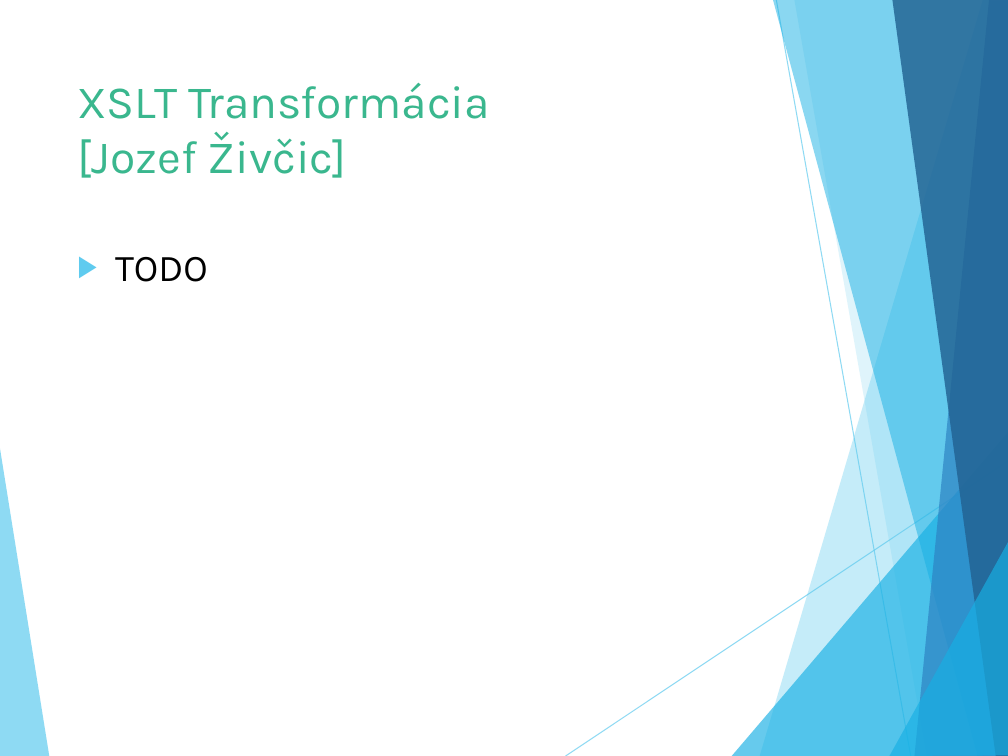
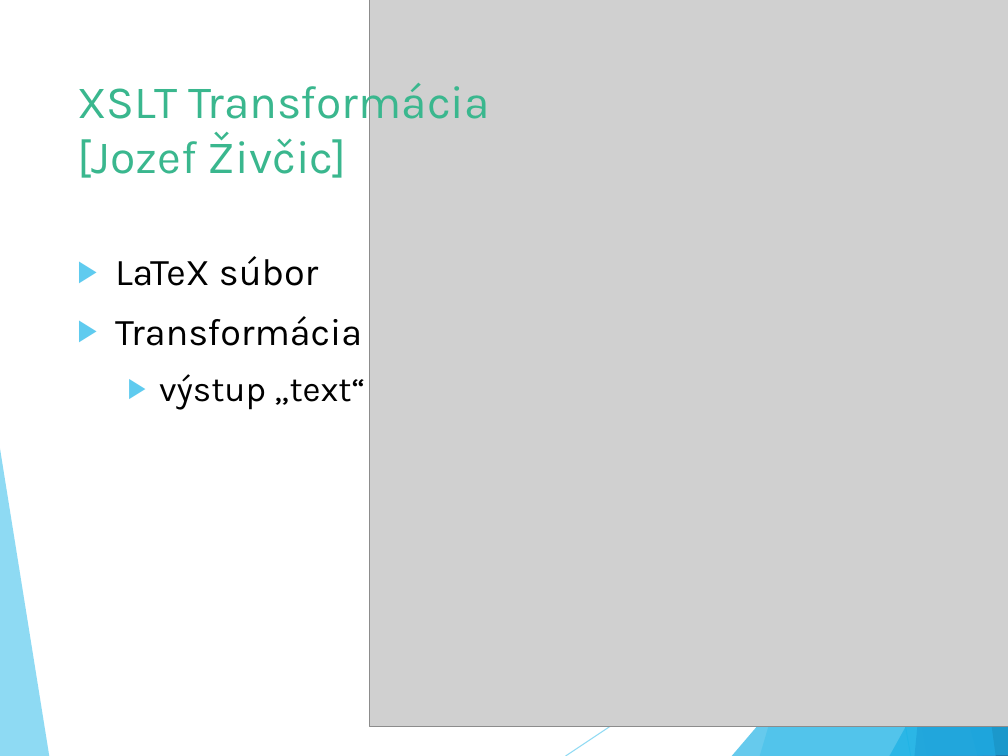
Before and after one commit to Suzii/pb138-cv_generator, a slide deck: slide 15 of defence/obhajoba.pptx. Drawn at 1008x756 pixels with LibreOffice and Linux fonts; fonts in the diff are those of the drawing; grey boxes stand for pictures. Boxes give left, top, right and bottom in pixels: in the first picture for what was removed or moved away, otherwise in the second. Text is boxed around its words. In the diff, an @@ line names an element or a change of style, - is before the commit and + after.

```diff
--- a/defence/obhajoba.pptx
+++ b/defence/obhajoba.pptx
@@ picture added at bbox=[369, 0, 1008, 727] @@
@@ text at bbox=[115, 256, 365, 410]: text changed @@
-▶ TODO
+▶ LaTeX súbor
+▶ Transformácia
+  ▶ výstup „text“
```
Also in this commit, not shown: 1 slide added, 6 other files.
